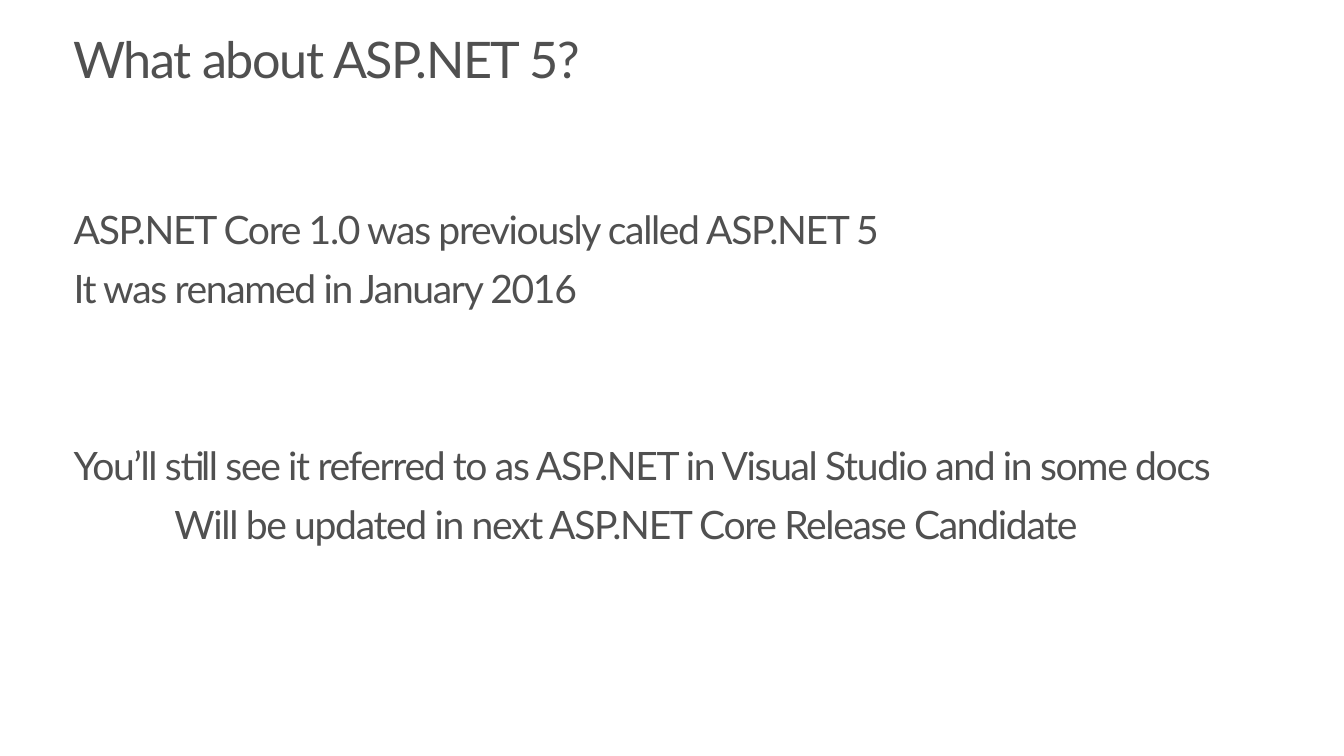
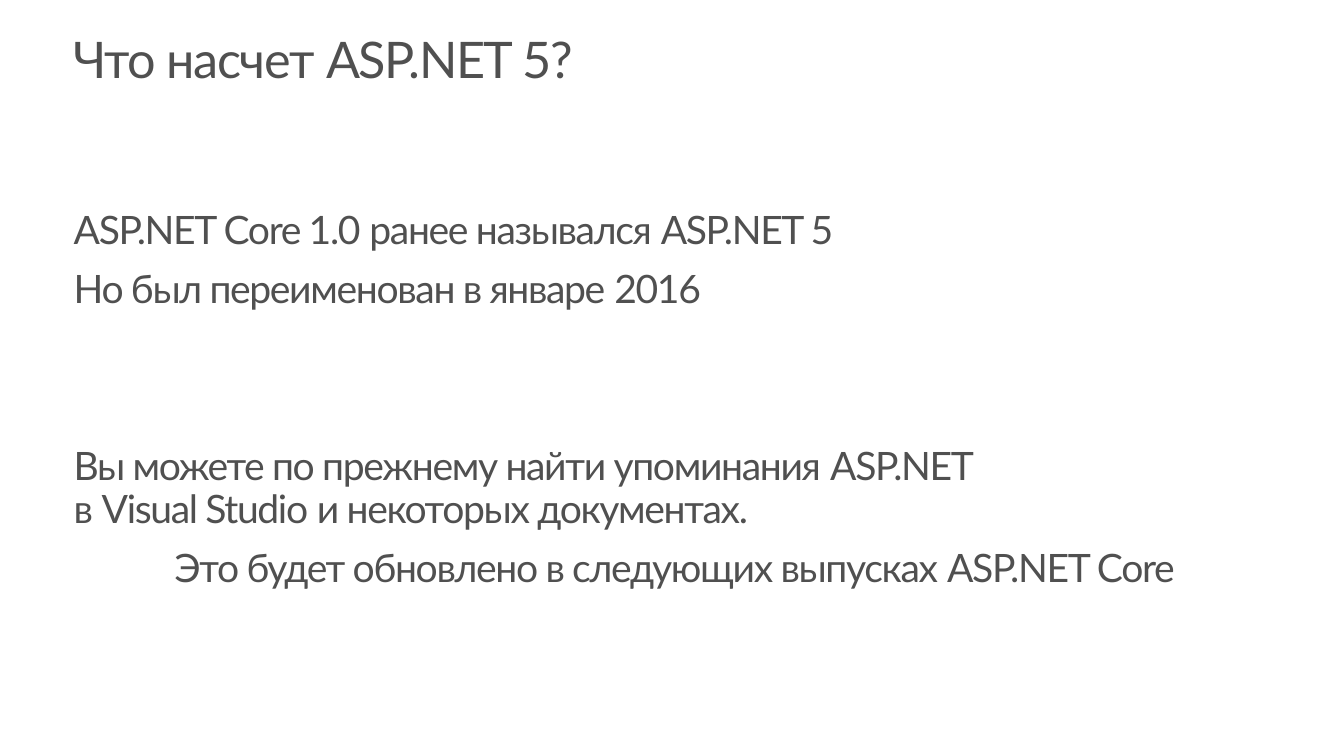
Before and after one commit to jongalloway/DevCon2016, a slide deck: slide 7 of Slides/ASPNET Core Internals.ru.pptx. Drawn at 1344x756 pixels with LibreOffice and Linux fonts; fonts in the diff are those of the drawing; background and template pictures are left out. Boxes give left, top, right and bottom in pixels: in the first picture for what was removed or moved away, otherwise in the second. Text is boxed around its words. In the diff, an @@ line names an element or a change of style, - is before the commit and + after.

```diff
--- a/Slides/ASPNET Core Internals.ru.pptx
+++ b/Slides/ASPNET Core Internals.ru.pptx
@@ title at (73,41,572,79): text changed @@
-What about ASP.NET 5?
+Что насчет ASP.NET 5?
@@ text at (74,215,834,310): text changed @@
-ASP.NET Core 1.0 was previously called ASP.NET 5
-It was renamed in January 2016
+ASP.NET Core 1.0 ранее назывался ASP.NET 5
+Но был переименован в январе 2016
@@ text at (74,451,1175,589): text changed @@
-You’ll still see it referred to as ASP.NET in Visual Studio and in some docs
-Will be updated in next ASP.NET Core Release Candidate
+Вы можете по прежнему найти упоминания ASP.NET
+в Visual Studio и некоторых документах.
+Это будет обновлено в следующих выпусках ASP.NET Core
```
Also in this commit, not shown: 16 other slides changed.
